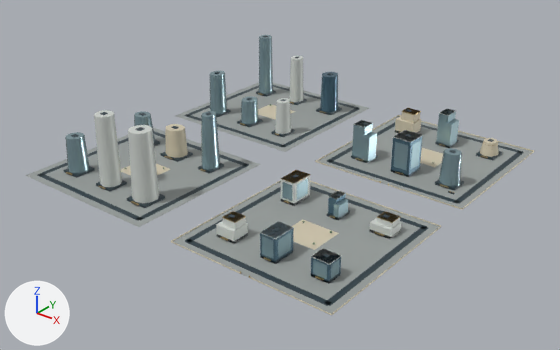
Two versions of the glTF model web/public/assets/3d/ampliworld/GC-CITY-2030/GC-TILE-08-24.glb, one commit apart.
Both versions are drawn from a 50 mm camera at (-1091.0, -10164.0, 688.0) aimed at (-1988.0, -9042.0, -8.0). Lighting does not change. The marker at lower left points along +X, +Y and +Z. The picture after the commit comes second. Where no turn or scale is listed for an object, it has been applied to the vertices. Vertices at exactly the same position are counted once.

The scene before the commit, as lines of its bpy script (objects in view):
```python
ob_gc_tile_08_24_blue = bpy.data.objects.new('GC-TILE-08-24-blue', me_mesh_8)
ob_gc_tile_08_24_blue.location = (0.0, 0.0, 0.0)
ob_gc_tile_08_24_dark = bpy.data.objects.new('GC-TILE-08-24-dark', me_mesh_1)
ob_gc_tile_08_24_dark.location = (0.0, 0.0, 0.0)
ob_gc_tile_08_24_glass = bpy.data.objects.new('GC-TILE-08-24-glass', me_mesh_5)
ob_gc_tile_08_24_glass.location = (0.0, 0.0, 0.0)
ob_gc_tile_08_24_gold = bpy.data.objects.new('GC-TILE-08-24-gold', me_mesh_6)
ob_gc_tile_08_24_gold.location = (0.0, 0.0, 0.0)
ob_gc_tile_08_24_ivory = bpy.data.objects.new('GC-TILE-08-24-ivory', me_mesh_2)
ob_gc_tile_08_24_ivory.location = (0.0, 0.0, 0.0)
ob_gc_tile_08_24_paving = bpy.data.objects.new('GC-TILE-08-24-paving', me_mesh_0)
ob_gc_tile_08_24_paving.location = (0.0, 0.0, 0.0)
ob_gc_tile_08_24_white = bpy.data.objects.new('GC-TILE-08-24-white', me_mesh_7)
ob_gc_tile_08_24_white.location = (0.0, 0.0, 0.0)
```
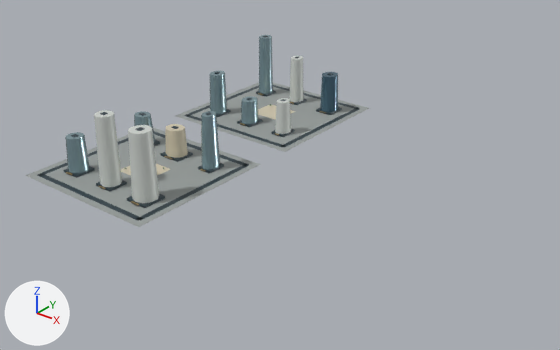
Pixel boxes [x1, y1, x2, y2] of what changed, in the pictures (560 x 350 px):
'GC-TILE-08-24-paving', reshaped (32% narrower, 38% shorter): before [25, 83, 533, 314]; after [25, 83, 369, 227]
'GC-TILE-08-24-glass', reshaped (47% narrower, 43% shorter): before [65, 35, 462, 279]; after [65, 35, 273, 174]
'GC-TILE-08-24-dark', reshaped (34% narrower, 31% shorter): before [37, 36, 524, 306]; after [37, 36, 360, 221]
'GC-TILE-08-24-white', reshaped (42% narrower, 29% shorter): before [94, 56, 455, 264]; after [94, 56, 304, 203]
'GC-TILE-08-24-ivory', reshaped: before [121, 105, 534, 315]; after [121, 105, 296, 175]
'GC-TILE-08-24-blue', reshaped (88% narrower, 81% shorter): before [260, 72, 423, 283]; after [320, 72, 338, 112]
'GC-TILE-08-24-gold', reshaped: before [66, 93, 495, 280]; after [66, 93, 326, 205]
part 1 of me_mesh_0, deleted: before [318, 116, 533, 208]
part 2 of me_mesh_0, deleted: before [173, 181, 440, 314]
part 3 of me_mesh_1, deleted: before [185, 109, 524, 306]
part 4 of me_mesh_2, deleted: before [171, 109, 534, 315]
part 5 of me_mesh_5, deleted: before [262, 109, 462, 279]
part 6 of me_mesh_6, deleted: before [220, 108, 495, 280]
part 7 of me_mesh_7, deleted: before [216, 109, 455, 264]
part 8 of me_mesh_8, deleted: before [260, 221, 294, 264]
part 9 of me_mesh_8, deleted: before [311, 249, 341, 283]
part 10 of me_mesh_8, deleted (blue): before [391, 130, 423, 177]
part 11 of me_mesh_8, deleted: before [328, 191, 346, 215]

Edits to the bpy script that builds the scene:
```text
Change me_mesh_0:
    remove me_mesh_0.from_pydata(...)  # 32 vertices, 48 faces; spans x -2379.0..-1621.0, y -9379.0..-8621.0, z 0.0
    add me_mesh_0.from_pydata(...)  # 16 vertices, 24 faces; spans x -2379.0..-2041.0, y -9379.0..-8621.0, z 0.0
    me_mesh_0 part 1: the loose piece of 8 vertices spanning x -1959.0..-1621.0, y -8959.0..-8621.0, z 0.0 is deleted
    me_mesh_0 part 2: the loose piece of 8 vertices spanning x -1959.0..-1621.0, y -9379.0..-9041.0, z 0.0 is deleted
Change me_mesh_1:
    remove me_mesh_1.from_pydata(...)  # 520 vertices, 780 faces; spans x -2364.0..-1636.0, y -9364.0..-8636.0, z 0.0..152.0
    add me_mesh_1.from_pydata(...)  # 256 vertices, 384 faces; spans x -2364.0..-2056.0, y -9364.0..-8636.0, z 0.0..152.0
    me_mesh_1 part 3: 33 loose pieces with 264 vertices, spanning x -1944.0..-1636.0, y -9364.0..-8636.0, z 0.0..79.0, are deleted
Change me_mesh_2:
    remove me_mesh_2.from_pydata(...)  # 172 vertices, 272 faces; spans x -2250.0..-1620.0, y -9380.0..-8620.0, z 0.0..64.0
    add me_mesh_2.from_pydata(...)  # 38 vertices, 64 faces; spans x -2250.0..-2170.0, y -9246.0..-8754.0, z 0.0..64.0
    me_mesh_2 part 4: 15 loose pieces with 134 vertices, spanning x -1960.0..-1620.0, y -9380.0..-8620.0, z 0.0..53.0, are deleted
Change me_mesh_5:
    remove me_mesh_5.from_pydata(...)  # 322 vertices, 532 faces; spans x -2334.0..-1669.0, y -9322.0..-8678.0, z 0.0..150.0
    add me_mesh_5.from_pydata(...)  # 132 vertices, 240 faces; spans x -2334.0..-2094.0, y -9321.0..-8678.0, z 5.0..150.0
    me_mesh_5 part 5: 22 loose pieces with 190 vertices, spanning x -1911.0..-1669.0, y -9322.0..-8681.0, z 0.0..77.0, are deleted
Change me_mesh_6:
    remove me_mesh_6.from_pydata(...)  # 1260 vertices, 2184 faces; spans x -2332.0..-1661.0, y -9380.0..-8676.0, z 0.0..129.0
    add me_mesh_6.from_pydata(...)  # 888 vertices, 1584 faces; spans x -2332.0..-2088.0, y -9328.0..-8676.0, z 4.0..129.0
    me_mesh_6 part 6: 36 loose pieces with 372 vertices, spanning x -1907.0..-1661.0, y -9380.0..-8678.0, z 0.0..61.0, are deleted
Change me_mesh_7:
    remove me_mesh_7.from_pydata(...)  # 176 vertices, 292 faces; spans x -2230.0..-1669.0, y -9324.0..-8678.0, z 0.0..150.0
    add me_mesh_7.from_pydata(...)  # 88 vertices, 160 faces; spans x -2230.0..-2086.0, y -9324.0..-8678.0, z 5.0..150.0
    me_mesh_7 part 7: 11 loose pieces with 88 vertices, spanning x -1912.0..-1669.0, y -9322.0..-8680.0, z 0.0..77.0, are deleted
Change me_mesh_8:
    remove me_mesh_8.from_pydata(...)  # 54 vertices, 88 faces; spans x -2130.0..-1672.0, y -9322.0..-8674.0, z 0.0..93.0
    add me_mesh_8.from_pydata(...)  # 22 vertices, 40 faces; spans x -2130.0..-2090.0, y -8722.0..-8674.0, z 5.0..93.0
    me_mesh_8 part 8: the loose piece of 8 vertices spanning x -1806.0..-1774.0, y -9322.0..-9274.0, z 0.0..48.0 is deleted
    me_mesh_8 part 9: the loose piece of 8 vertices spanning x -1708.0..-1672.0, y -9314.0..-9282.0, z 0.0..37.0 is deleted
    me_mesh_8 part 10: the loose piece of 8 vertices spanning x -1811.0..-1769.0, y -8901.0..-8855.0, z 0.0..77.0 is deleted
    me_mesh_8 part 11: the loose piece of 8 vertices spanning x -1803.0..-1786.0, y -9133.0..-9103.0, z 0.0..39.0 is deleted
```
